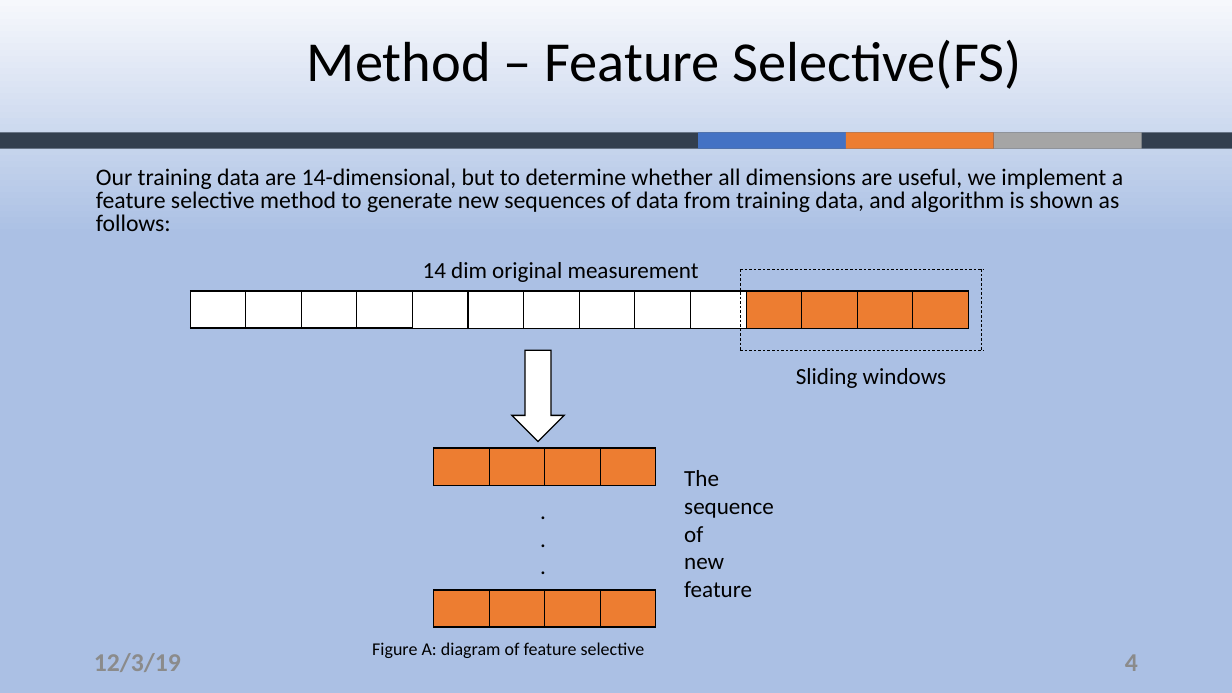
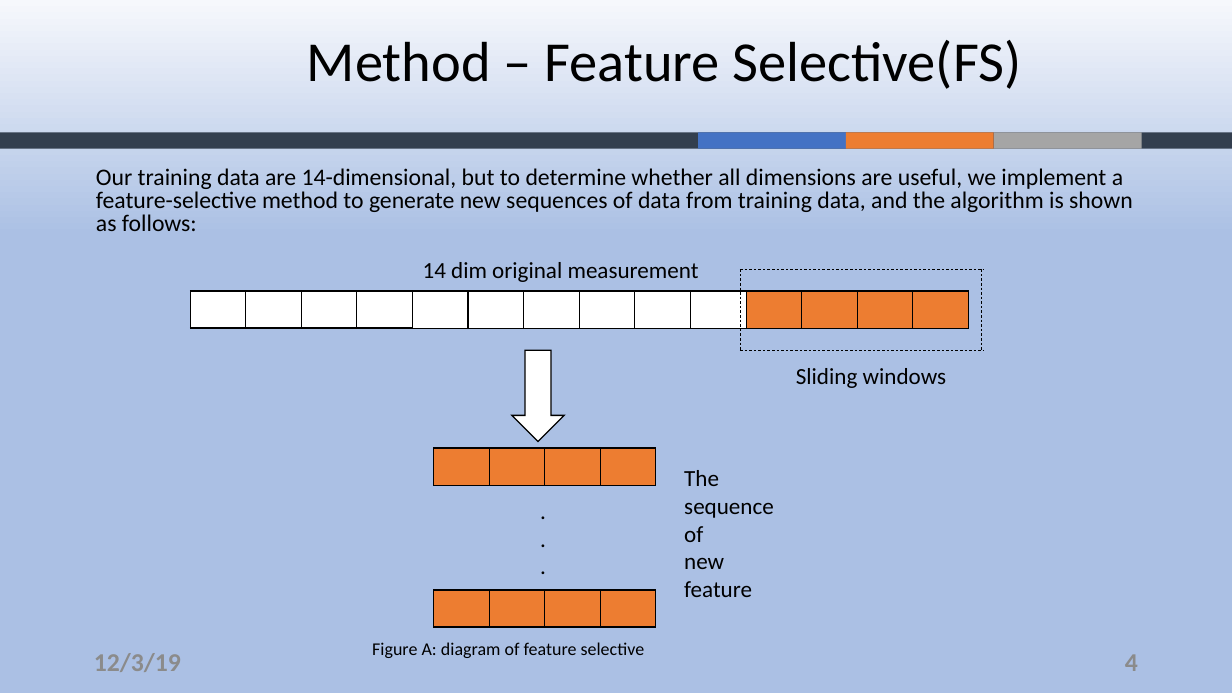
Before and after one commit to ZouYao0720/final-project-, a slide deck: slide 4 of final-presentation.pptx. Drawn at 1232x693 pixels with LibreOffice and Linux fonts; fonts in the diff are those of the drawing; background and template pictures are left out. Boxes give left, top, right and bottom in pixels: in the first picture for what was removed or moved away, otherwise in the second. Text is boxed around its words. In the diff, an @@ line names an element or a change of style, - is before the commit and + after.

```diff
--- a/final-presentation.pptx
+++ b/final-presentation.pptx
@@ text at box(96, 168, 1133, 231): text changed @@
-Our training data are 14-dimensional, but to determine whether all dimensions are useful, we implement a feature selective method to generate new sequences of data from training data, and algorithm is shown as follows:
+Our training data are 14-dimensional, but to determine whether all dimensions are useful, we implement a feature-selective method to generate new sequences of data from training data, and the algorithm is shown as follows:
```
Also in this commit, not shown: 9 other slides changed.
